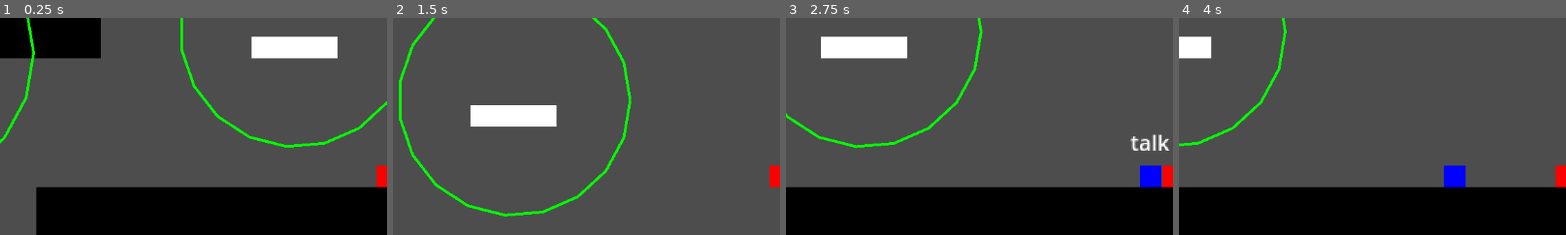
Above: before the commit, frames 1-4 (left to right).
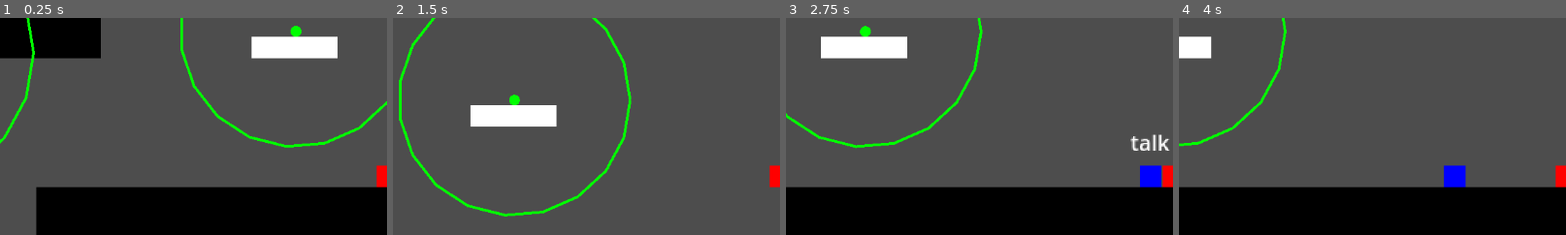
Above: after the commit, the same moments.

Repository: Lukko-Digital/upwell
Game: Godot game, scene res://src/main.tscn
Same seed, same stepped clock (60 frames per second), same inputs: the game is played once before the commit and once after it.
Inputs (mouse positions are % of the whole screen's width and height, from its top left):
- Up to frame 1 (0.25 s): no input
- Up to frame 2 (1.5 s): tap Enter at 0.5 s; move the mouse to (72, 45) at 0.52 s; hold Right mouse button (attract) 0.53-1.28 s; hold D (right) from 0.53 s (still down); tap Space (jump) at 0.77 s; move the mouse to (30, 55) at 1.27 s; tap Q (interact) at 1.35 s
- Up to frame 3 (2.75 s): tap Space (jump) at 1.52 s; move the mouse to (60, 28) at 2.02 s; release D (right) at 2.03 s; press the mouse at (60, 28) at 2.03 s; hold A (left) from 2.03 s (still down)
- Up to frame 4 (4 s): move the mouse to (45, 70) at 2.77 s; release A (left) at 2.78 s; release the mouse at (45, 70) at 2.78 s; hold D (right) from 2.78 s (still down); right-click (45, 70) at 2.85 s; tap Space (jump) at 3.02, 3.77 s; move the mouse to (80, 65) at 3.52 s; hold Q (interact) from 3.53 s (still down)
The pictures show only the part of the screen within x 0-50%, y 14-63%; the shares and areas given below are measured in that part.

The runs differ from the first frame. In frame 1, 0.1% of the frame differs, in the area x 74-78%, y 3-9%; in frame 2, 0.1%; in frame 3, 0.1%; in frame 4, nothing differs.

Commit message:
draw ag center

Diff:
--- a/src/artificial_gravity.gd
+++ b/src/artificial_gravity.gd
@@ -2,4 +2,5 @@
 class_name ArtificialGravity
 
 func _draw() -> void:
+    draw_circle(Vector2.ZERO, 4, Color.GREEN)
     draw_arc(Vector2.ZERO, $CollisionShape2D.shape.radius, 0, TAU, 20, Color.GREEN, 2)
